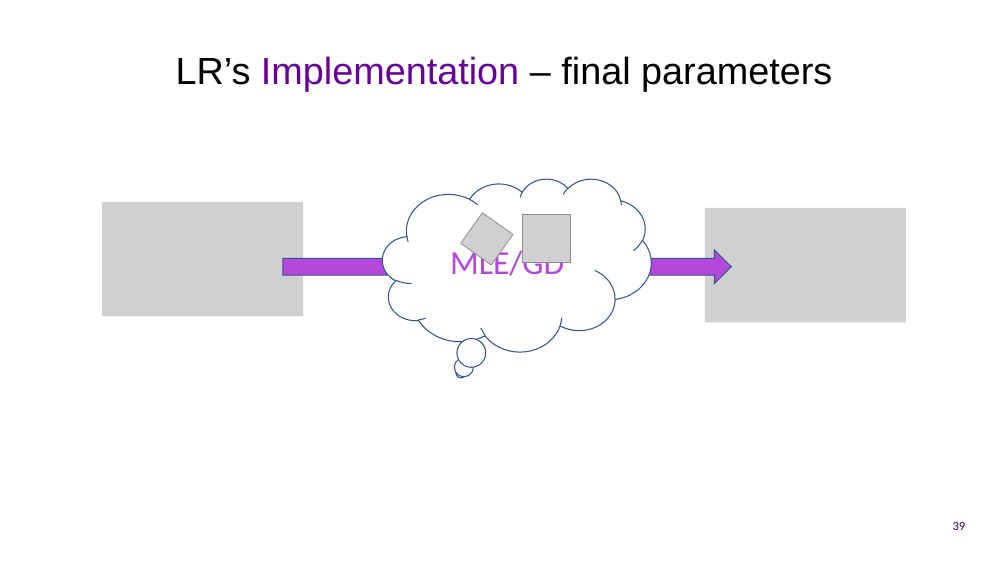
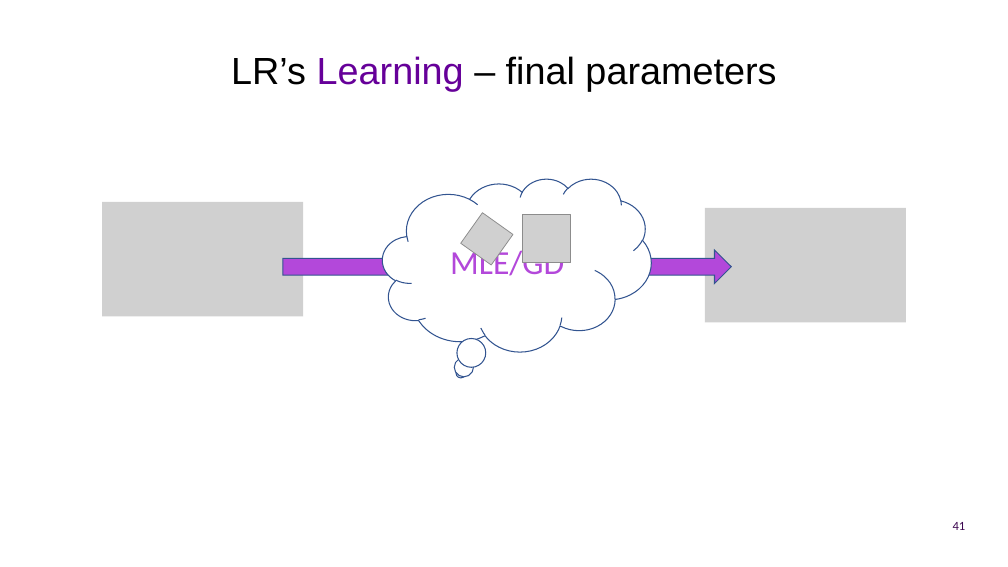
Before and after one commit to UOMDSS/workshops-2022-2023, a slide deck: slide 41 of semester-1/Week-7-EEG-Feeling-Emotions-Logistic-Regression/presentation.pptx (slide 39 before the commit). Drawn at 1008x567 pixels with LibreOffice and Linux fonts; fonts in the diff are those of the drawing; grey boxes stand for pictures; background and template pictures are left out. Boxes give left, top, right and bottom in pixels: in the first picture for what was removed or moved away, otherwise in the second. Text is boxed around its words. In the diff, an @@ line names an element or a change of style, - is before the commit and + after.

```diff
--- a/semester-1/Week-7-EEG-Feeling-Emotions-Logistic-Regression/presentation.pptx
+++ b/semester-1/Week-7-EEG-Feeling-Emotions-Logistic-Regression/presentation.pptx
@@ title at <box>231,56,776,92</box>: text changed @@
-LR’s Implementation – final parameters
+LR’s Learning – final parameters
@@ page number at <box>953,522,966,530</box>: text changed @@
-39
+41
```
Also in this commit, not shown: 28 other slides changed, 4 slides added, 2 slides removed, 1 other file.
